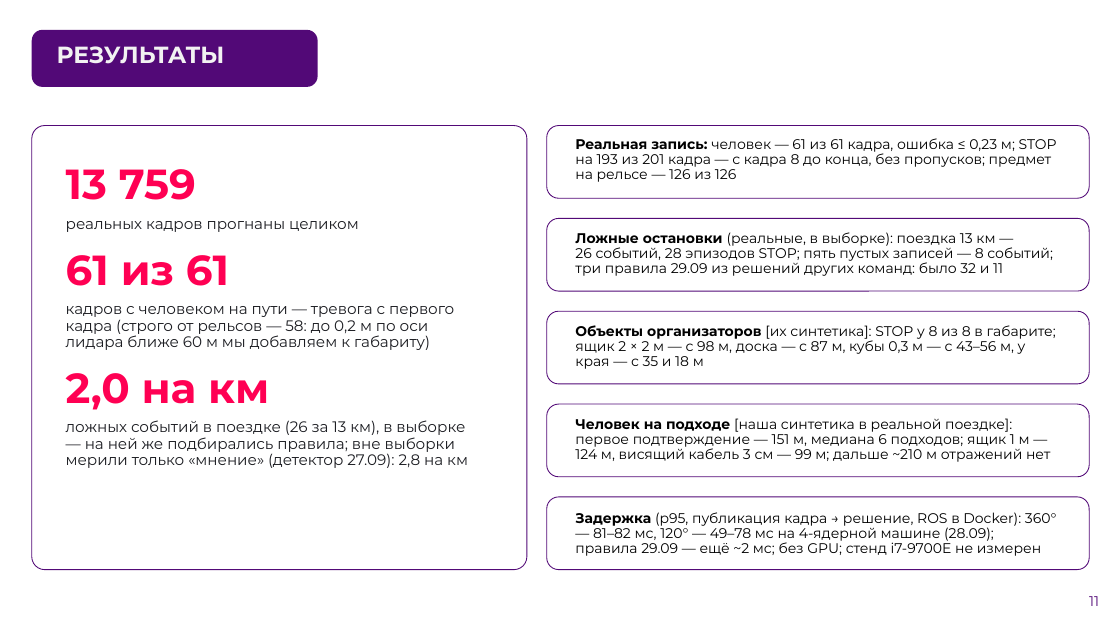
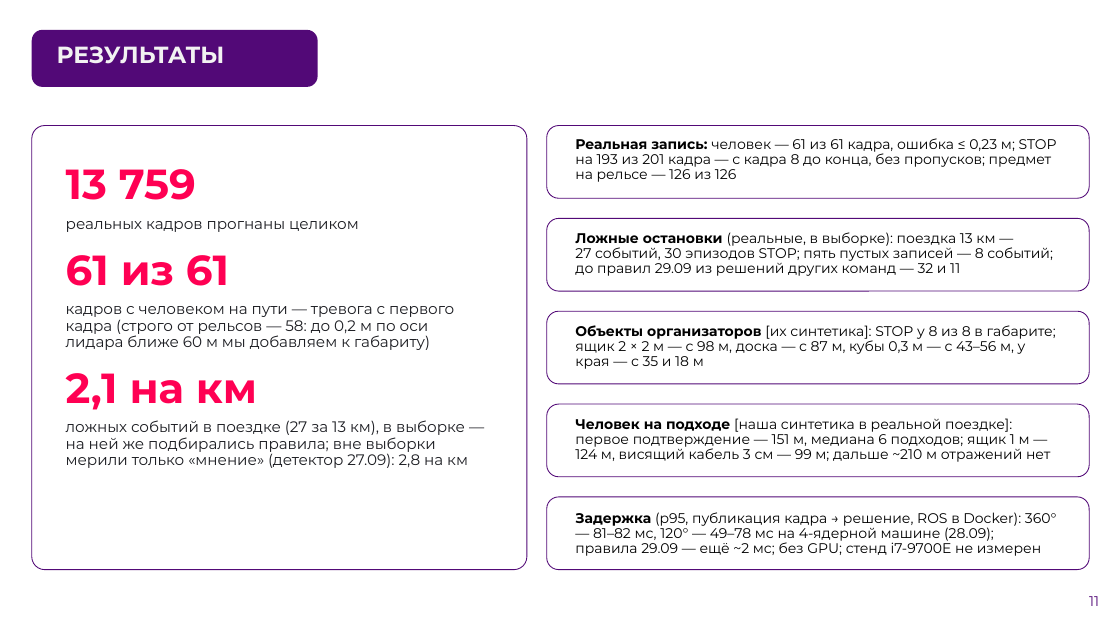
Before and after one commit to pmixay/ReSense, a slide deck: slide 11 of docs/presentation/ReSense_LCT2026.pptx. Drawn at 1120x630 pixels with LibreOffice and Linux fonts; fonts in the diff are those of the drawing; background and template pictures are left out. Boxes give left, top, right and bottom in pixels: in the first picture for what was removed or moved away, otherwise in the second. Text is boxed around its words. In the diff, an @@ line names an element or a change of style, - is before the commit and + after.

```diff
--- a/docs/presentation/ReSense_LCT2026.pptx
+++ b/docs/presentation/ReSense_LCT2026.pptx
@@ text at [575, 232, 1053, 276]: text changed @@
-Ложные остановки (реальные, в выборке): поездка 13 км — 26 событий, 28 эпизодов STOP; пять пустых записей — 8 событий; три правила 29.09 из решений других команд: было 32 и 11
+Ложные остановки (реальные, в выборке): поездка 13 км — 27 событий, 30 эпизодов STOP; пять пустых записей — 8 событий; до правил 29.09 из решений других команд — 32 и 11
@@ text at [66, 373, 468, 468]: text changed @@
-2,0 на км
-ложных событий в поездке (26 за 13 км), в выборке — на ней же подбирались правила; вне выборки мерили только «мнение» (детектор 27.09): 2,8 на км
+2,1 на км
+ложных событий в поездке (27 за 13 км), в выборке — на ней же подбирались правила; вне выборки мерили только «мнение» (детектор 27.09): 2,8 на км
```
Also in this commit, not shown: 11 other slides changed, 2 other files.
